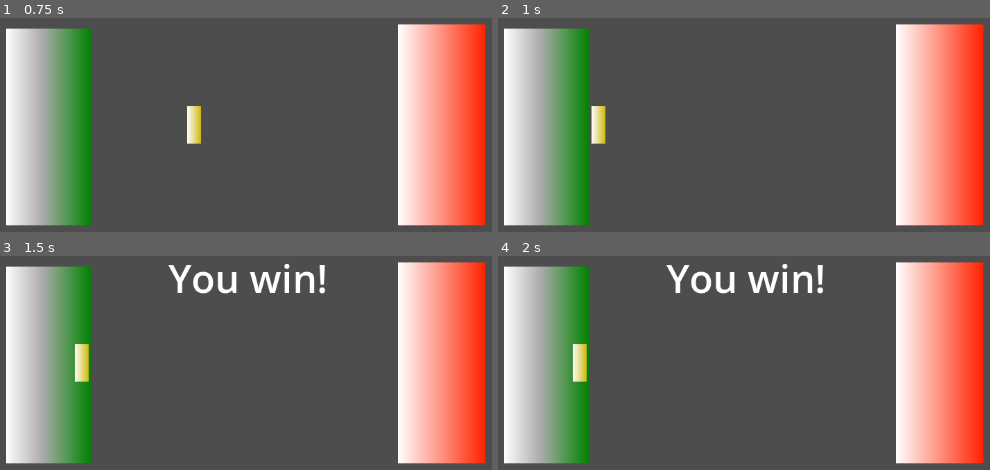
Above: before the commit, frames 1-4 (two rows, left to right).
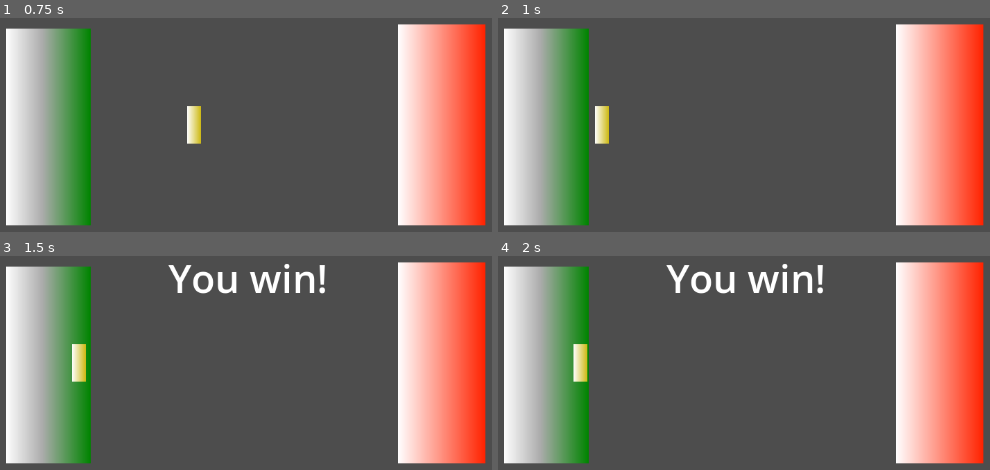
Above: after the commit, the same moments.

Repository: Xiphereal/CivisJam
Game: Godot game, scene res://scenes/main.tscn
Two runs of this game, one before a commit and one after it. Both use one fixed random seed, a clock stepped at 60 frames per second and the inputs below.
Inputs (mouse positions are in pixels of both pictures, inside the frame that each line leads up to):
- Up to frame 1 (0.75 s): move the mouse to (423, 82) at 0.52 s; press the mouse at (423, 82) at 0.53 s
- Up to frame 2 (1 s): no input
- Up to frame 3 (1.5 s): move the mouse to (88, 365) at 1.27 s; release the mouse at (88, 365) at 1.28 s; click (88, 365) at 1.35 s
- Up to frame 4 (2 s): no input

Frame 1 is identical in both runs. In frame 2, 0.6% of the frame differs, in the area x 18-23%, y 41-59%; in frame 3, 0.6%; in frame 4, 0.1%.

Commit message:
feat: boss pulls suddently at random ranged intervals

Diff:
--- a/scenes/key.gd
+++ b/scenes/key.gd
@@ -11,12 +11,14 @@
 
 	position.x += boss_pull_force
 
+func boss_pull(force):
+	position.x += force
+
 func _on_win(area: Area2D) -> void:
 	did_i_win_or_lose.text = "You win!"
 	player_pull_force = 0
 	boss_pull_force = 0
 
-
 func _on_defeat(area: Area2D) -> void:
 	did_i_win_or_lose.text = "You lose..."
 	player_pull_force = 0
--- a/scenes/main.tscn
+++ b/scenes/main.tscn
@@ -1,6 +1,7 @@
-[gd_scene load_steps=11 format=3 uid="uid://cfjit7ema1pr0"]
+[gd_scene load_steps=12 format=3 uid="uid://cfjit7ema1pr0"]
 
 [ext_resource type="Script" path="res://scenes/key.gd" id="1_flnan"]
+[ext_resource type="Script" path="res://scenes/suddent_pull_timer.gd" id="1_psoe2"]
 
 [sub_resource type="Gradient" id="Gradient_3l363"]
 offsets = PackedFloat32Array(0, 0.571429, 1)
@@ -67,7 +68,12 @@
 position = Vector2(88, -38)
 shape = SubResource("RectangleShape2D_tutl4")
 
+[node name="SuddentPull" type="Timer" parent="Boss"]
+autostart = true
+script = ExtResource("1_psoe2")
+
 [node name="Key" type="Node2D" parent="."]
+unique_name_in_owner = true
 position = Vector2(575, 353)
 script = ExtResource("1_flnan")
 player_pull_force = 10
@@ -113,3 +119,4 @@
 
 [connection signal="area_entered" from="Player/WinArea" to="Key" method="_on_win"]
 [connection signal="area_entered" from="Boss/DefeatArea" to="Key" method="_on_defeat"]
+[connection signal="timeout" from="Boss/SuddentPull" to="Boss/SuddentPull" method="_on_timeout"]
--- /dev/null
+++ b/scenes/suddent_pull_timer.gd
@@ -0,0 +1,15 @@
+extends Timer
+
+@export var min_time = 1
+@export var max_time = 4
+
+@export var force = 5
+
+func _on_timeout() -> void:
+	%Key.boss_pull(force)
+
+	change_timer_randomly()
+	print("timeout!")
+
+func change_timer_randomly():
+	wait_time = randi_range(min_time, max_time)
